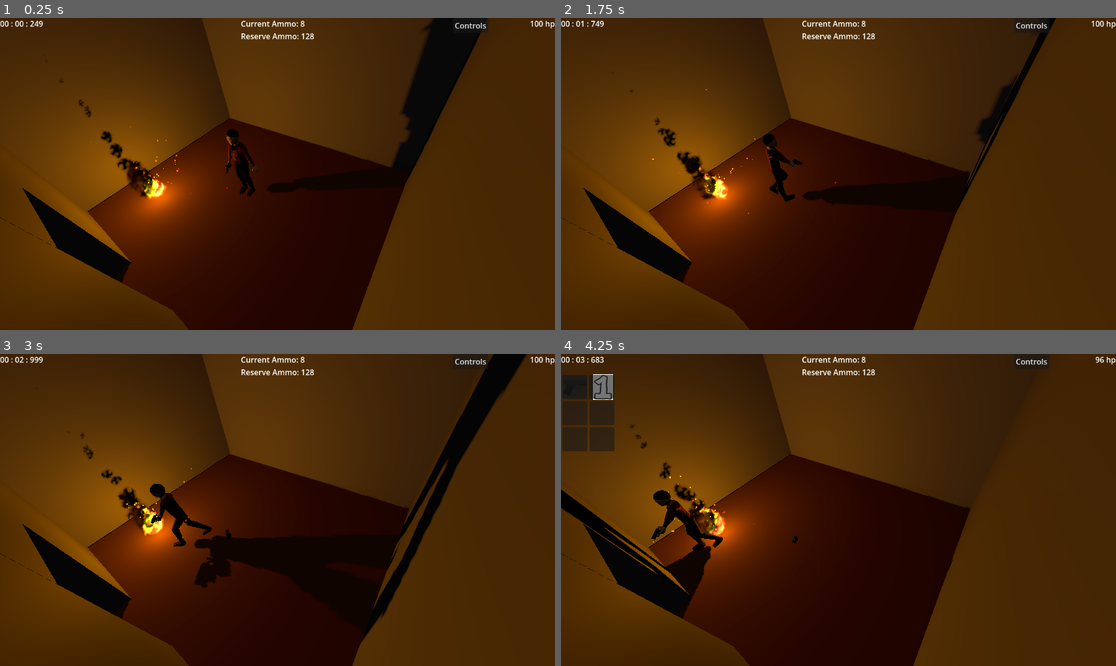
Above: before the commit, frames 1-4 (two rows, left to right).
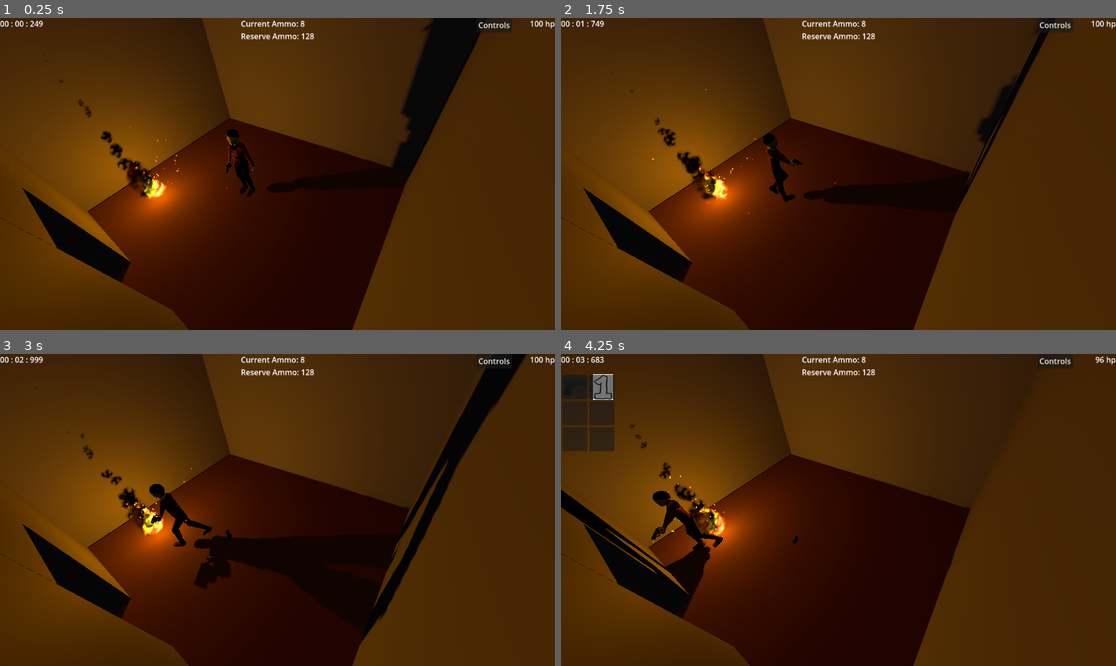
Above: after the commit, the same moments.

Repository: HuskyGameDev/2024f-team14
Game: Godot game, scene res://level/test_level.tscn
The game is run twice, just before and just after one commit, with the same random seed, the same clock (stepped at 60 frames per second) and the same inputs.
Inputs (mouse positions are in pixels of both pictures, inside the frame that each line leads up to):
- Up to frame 1 (0.25 s): no input
- Up to frame 2 (1.75 s): tap Enter at 0.5 s; move the mouse to (960, 158) at 0.52 s; hold D (turn_right) 0.53-1.28 s; hold Right mouse button (aim) 0.53-1.28 s; tap Middle mouse button (Target) at 0.6, 1.55 s; move the mouse to (727, 189) at 1.27 s; hold S (move_backwards) from 1.28 s (still down); right-click (727, 189) at 1.35 s
- Up to frame 3 (3 s): move the mouse to (333, 441) at 2.02 s; release S (move_backwards) at 2.03 s; hold D (turn_right) 2.03-2.78 s; hold Right mouse button (aim) 2.03-2.78 s; tap G (G) at 2.1 s; move the mouse to (249, 572) at 2.77 s; hold W (move_forwards) from 2.78 s (still down); tap E (Interact) at 2.85 s
- Up to frame 4 (4.25 s): tap Middle mouse button (Target) at 3.05 s; move the mouse to (1005, 556) at 3.52 s; release W (move_forwards) at 3.53 s; hold A (turn_left) from 3.53 s (still down); hold Right mouse button (aim) from 3.53 s (still down); tap P (P) at 3.6 s

The runs differ from the first frame. In frame 1, 0.2% of the frame differs, in the area x 81-93%, y 0-5%; in frame 2, 0.2%, in the area x 36-93%, y 0-60%; in frame 3, 0.2%; in frame 4, 0.2%.

Commit message:
Bugfix
- Fixed targeting y position error.
- Fixed anchor of controls page + button

Diff:
--- a/houghton--outbreak/assets/test_player.tscn
+++ b/houghton--outbreak/assets/test_player.tscn
@@ -622,17 +622,17 @@
 [node name="Skeleton3D" parent="PM 10-31-24/Armature" index="0"]
 bones/1/position = Vector3(-0.0120782, 0.601476, 2.20209)
 bones/3/rotation = Quaternion(-0.406256, -7.465e-13, -1.511e-05, 0.913759)
-bones/5/rotation = Quaternion(0.183667, 0.367305, -0.603157, 0.68378)
+bones/5/rotation = Quaternion(0.216026, 0.333636, -0.596324, 0.697436)
 bones/6/rotation = Quaternion(0.00113957, -2.29276e-06, -0.00123832, 0.999999)
-bones/7/rotation = Quaternion(-0.057048, -0.380545, 0.0392756, 0.922165)
+bones/7/rotation = Quaternion(-0.00434919, -0.380939, 0.0555389, 0.92292)
 bones/8/rotation = Quaternion(0.0167021, -9.79485e-05, 0.0171576, 0.999713)
 bones/9/rotation = Quaternion(-0.0362609, -0.000787705, -0.167359, 0.985229)
 bones/11/rotation = Quaternion(-0.248884, 0.0145326, 0.0354718, 0.967774)
 bones/13/rotation = Quaternion(0.293384, -2.14056e-12, 1.09119e-05, 0.955995)
-bones/14/rotation = Quaternion(-0.137409, 2.57837e-12, -5.11071e-06, 0.990514)
-bones/16/rotation = Quaternion(0.245819, -0.293483, 0.613609, 0.690597)
+bones/14/rotation = Quaternion(-0.137409, 2.55852e-12, -5.11071e-06, 0.990514)
+bones/16/rotation = Quaternion(0.211847, -0.326859, 0.62741, 0.674271)
 bones/17/rotation = Quaternion(0.00114044, 2.29447e-06, 0.00123927, 0.999999)
-bones/18/rotation = Quaternion(0.00524578, 0.461095, -0.0774463, 0.883949)
+bones/18/rotation = Quaternion(-0.00965506, 0.455233, -0.0714353, 0.88745)
 bones/20/rotation = Quaternion(-0.0362609, 0.000787708, 0.167359, 0.985229)
 bones/23/rotation = Quaternion(0.724072, 0.0208465, 0.688825, -0.0283754)
 bones/24/rotation = Quaternion(-0.00758763, -7.27192e-06, 0.207444, 0.978217)
@@ -641,21 +641,21 @@
 bones/27/scale = Vector3(1.00001, 1, 1.00005)
 bones/28/rotation = Quaternion(-0.00767768, 7.65038e-06, -0.20984, 0.977706)
 bones/29/rotation = Quaternion(-0.0173438, -0.0178741, 0.414666, 0.909633)
-bones/31/position = Vector3(0.854189, 0.738601, 2.29285)
-bones/31/rotation = Quaternion(0.101477, 0.723215, -0.653823, 0.197936)
+bones/31/position = Vector3(0.857596, 0.604238, 2.29873)
+bones/31/rotation = Quaternion(0.104017, 0.650577, -0.727553, 0.191302)
 bones/32/position = Vector3(0.297383, 0.684331, 0.217846)
 bones/32/rotation = Quaternion(0.632256, -0.314092, 0.635592, -0.312444)
 bones/33/position = Vector3(0.989722, 1.18814, 3.63696)
 bones/34/position = Vector3(0.278849, 0.171579, 1.26271)
-bones/35/position = Vector3(-0.811792, 0.479336, 2.24929)
-bones/35/rotation = Quaternion(0.0217318, -0.593697, 0.767415, 0.241094)
+bones/35/position = Vector3(-0.787422, 0.625036, 2.2401)
+bones/35/rotation = Quaternion(0.0250675, -0.647515, 0.72378, 0.237145)
 bones/36/position = Vector3(-0.297383, 0.684331, 0.217846)
 bones/36/rotation = Quaternion(-0.632256, -0.314092, 0.635592, 0.312444)
 bones/37/position = Vector3(-0.989722, 1.18814, 3.63696)
 bones/38/position = Vector3(-0.278849, 0.171579, 1.26271)
 
 [node name="BoneAttachment3D" type="BoneAttachment3D" parent="PM 10-31-24/Armature/Skeleton3D" index="1"]
-transform = Transform3D(-0.868579, -0.434015, -0.23917, 0.350229, -0.879083, 0.323345, -0.350587, 0.197086, 0.915558, -0.832904, -0.0366259, 0.150061)
+transform = Transform3D(-0.872647, -0.414767, -0.257791, 0.374814, -0.907234, 0.190892, -0.313052, 0.0699574, 0.947156, -0.810379, -0.0581617, -0.000226447)
 bone_name = "Palm R"
 bone_idx = 19
 
--- a/houghton--outbreak/level/test_level.tscn
+++ b/houghton--outbreak/level/test_level.tscn
@@ -315,10 +315,17 @@
 
 [node name="Controls" type="Label" parent="." groups=["ControlsGroup"]]
 unique_name_in_owner = true
-offset_left = 438.0
-offset_top = 111.0
-offset_right = 722.0
-offset_bottom = 446.0
+anchors_preset = 8
+anchor_left = 0.5
+anchor_top = 0.5
+anchor_right = 0.5
+anchor_bottom = 0.5
+offset_left = -142.0
+offset_top = -167.5
+offset_right = 142.0
+offset_bottom = 167.5
+grow_horizontal = 2
+grow_vertical = 2
 text = "Controls:
 
 Left Click: Shoot
@@ -344,9 +351,14 @@
 text = "back"
 
 [node name="OptionsButton" type="Button" parent="."]
-offset_left = 940.0
-offset_right = 1014.0
-offset_bottom = 31.0
+anchors_preset = 1
+anchor_left = 1.0
+anchor_right = 1.0
+offset_left = -163.0
+offset_top = -1.0
+offset_right = -89.0
+offset_bottom = 30.0
+grow_horizontal = 0
 text = "Controls"
 script = ExtResource("18_b7gc5")
 
--- a/houghton--outbreak/scripts/test_player.gd
+++ b/houghton--outbreak/scripts/test_player.gd
@@ -88,7 +88,7 @@
 
 			#await get_tree().create_timer(1).timeout
 			if nearest != null:
-				look_at(nearest.global_position)
+				look_at(Vector3(nearest.global_position.x, global_position.y, nearest.global_position.z))
 	else:
 		velocity.x = 0
 		velocity.z = 0
